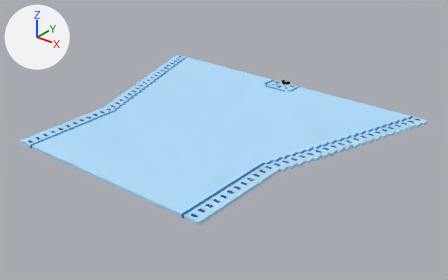
A saved change to the OBJ model Game Dev 2/Assets/Models/Tracks/Split_0/Split_0-2.obj.
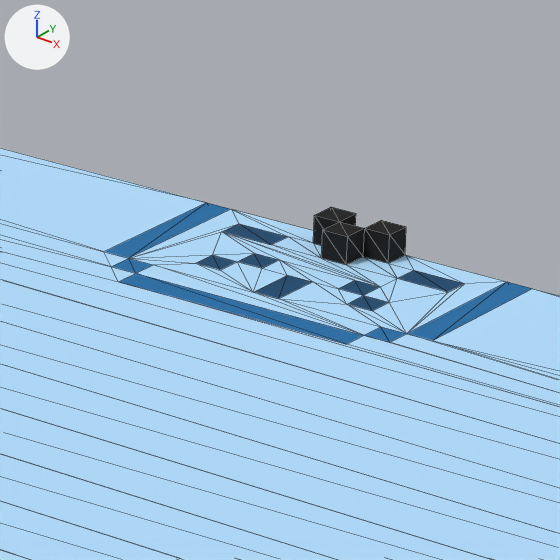
Old and new are each drawn whole from a camera (50 mm lens) standing at (124.3, -146.6, 87.4) and looking at (5.9, 1.4, -4.4) and again close up on the part from 57% to 68% of the width and 22% to 39% of the height. Every picture has the same lights, and +X, +Y and +Z are marked at upper left. The close-ups show mesh edges as thin lines. Where no turn or scale is listed for an object, it has been applied to the vertices. Vertices at the same position are counted once.

The first close-up shows 'Split_0-2'.
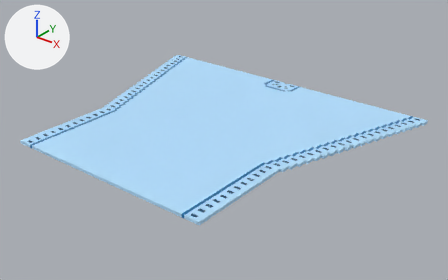
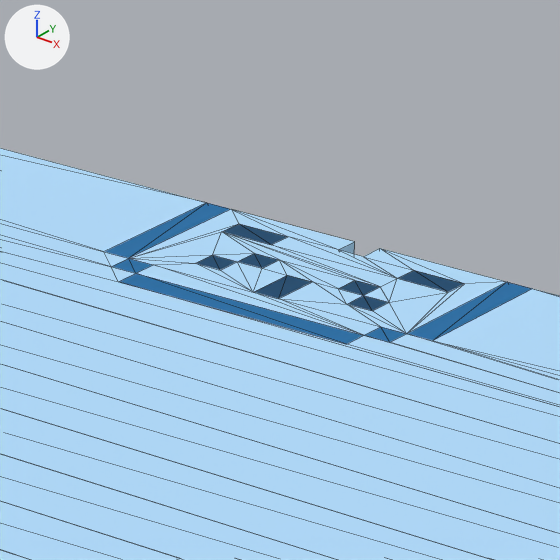
Patch to the scene script:
```diff
--- a/Game Dev 2/Assets/Models/Tracks/Split_0/Split_0-2.obj.py
+++ b/Game Dev 2/Assets/Models/Tracks/Split_0/Split_0-2.obj.py
@@ me_split_0_2 @@
 # used by ob_split_0_2; location = (0.0, 0.0, 0.0)
-me_split_0_2.from_pydata(...)  # 1044 vertices, 2088 faces; spans x -57.5..57.5, y -48.0..48.0, z 0.0..2.0
+me_split_0_2.from_pydata(...)  # 1028 vertices, 2052 faces; spans x -57.5..57.5, y -48.0..48.0, z 0.0..1.0
+# me_split_0_2 part 1
+# 16 vertices are removed from x -1.5..1.5, y 46.0..48.0, z 1.0..2.0
+# 50 faces are deleted
+# 14 new faces join them
 me_split_0_2.materials.append(mat_palette)
```

What differs and where, as boxes (x1, y1, x2, y2) in the close-ups (560 x 560 px):
part 1 of me_split_0_2, cut back
    before: (232, 207, 506, 287)
    after: (232, 209, 506, 287)
